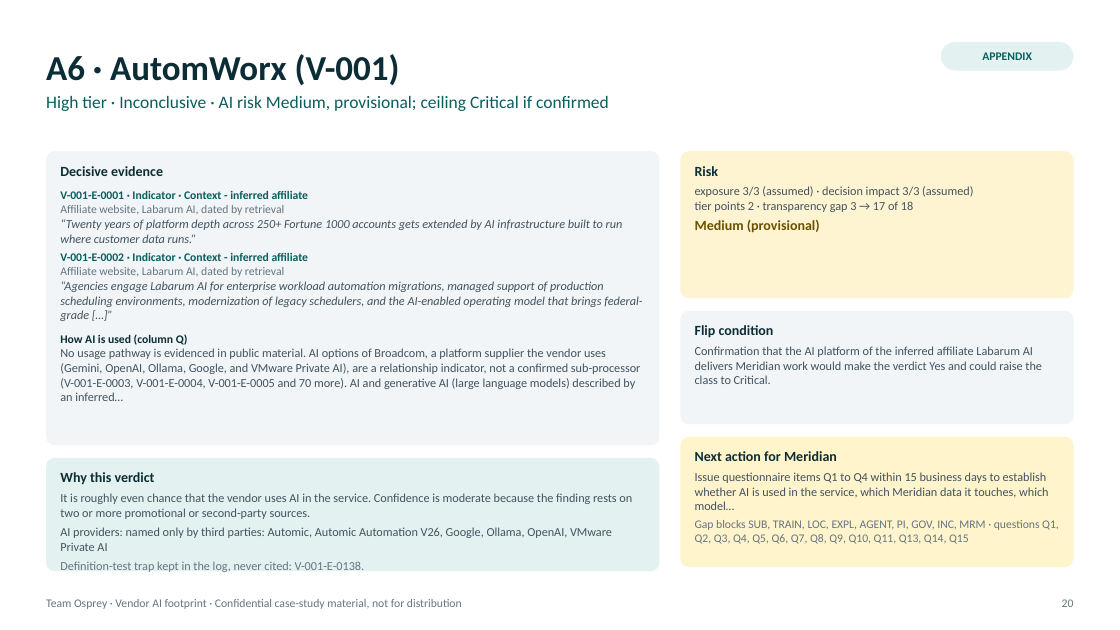
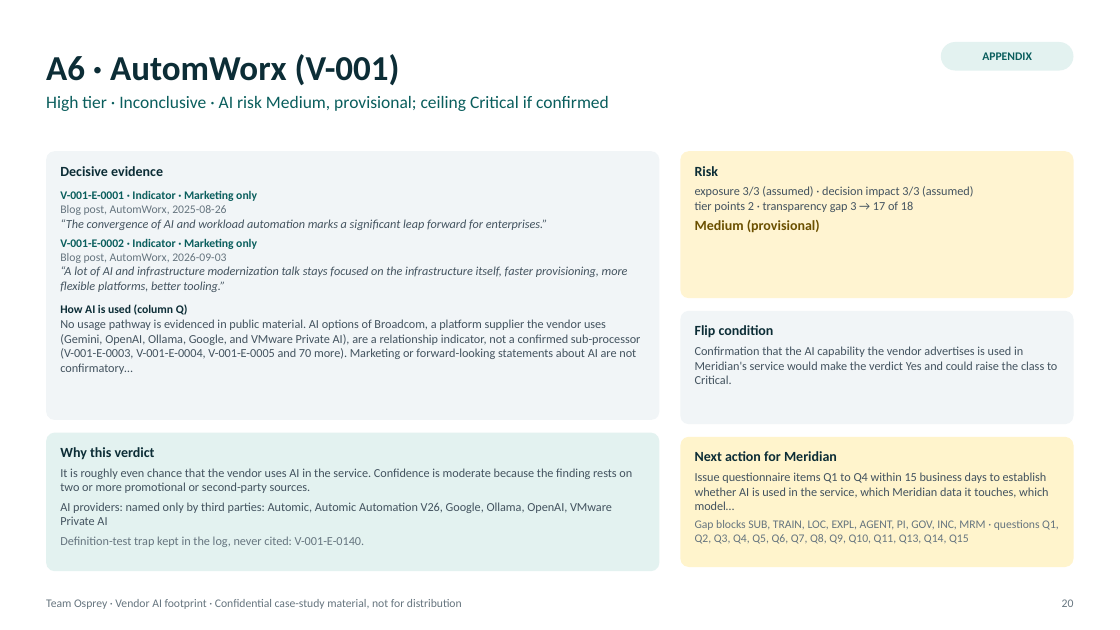
Before and after one commit to rakshit-737/vendor-ai-footprint, a slide deck: slide 20 of submission/Team_Osprey_Vendor_AI_Footprint.pptx. Drawn at 1120x630 pixels with LibreOffice and Linux fonts; fonts in the diff are those of the drawing. Boxes give left, top, right and bottom in pixels: in the first picture for what was removed or moved away, otherwise in the second. Text is boxed around its words. In the diff, an @@ line names an element or a change of style, - is before the commit and + after.

```diff
--- a/submission/Team_Osprey_Vendor_AI_Footprint.pptx
+++ b/submission/Team_Osprey_Vendor_AI_Footprint.pptx
@@ rounded rectangle "Decisive evidence" at box(46, 151, 660, 420): proportions changed @@
@@ rounded rectangle "Decisive evidence": place and size @@
-rounded rectangle "Decisive evidence" at box(46, 151, 660, 445)
+rounded rectangle "Decisive evidence" at box(46, 151, 660, 420)
@@ text in rounded rectangle at box(60, 190, 628, 292): text changed @@
-V-001-E-0001 · Indicator · Context - inferred affiliate
-Affiliate website, Labarum AI, dated by retrieval
-“Twenty years of platform depth across 250+ Fortune 1000 accounts gets extended by AI infrastructure built to run where customer data runs.”
-V-001-E-0002 · Indicator · Context - inferred affiliate
-Affiliate website, Labarum AI, dated by retrieval
-“Agencies engage Labarum AI for enterprise workload automation migrations, managed support of production scheduling environments, modernization of legacy schedulers, and the AI-enabled operating model that brings federal-grade […]”
+V-001-E-0001 · Indicator · Marketing only
+Blog post, AutomWorx, 2025-08-26
+“The convergence of AI and workload automation marks a significant leap forward for enterprises.”
+V-001-E-0002 · Indicator · Marketing only
+Blog post, AutomWorx, 2026-09-03
+“A lot of AI and infrastructure modernization talk stays focused on the infrastructure itself, faster provisioning, more flexible platforms, better tooling.”
@@ text in rounded rectangle at box(60, 319, 640, 374): text changed @@
-No usage pathway is evidenced in public material. AI options of Broadcom, a platform supplier the vendor uses (Gemini, OpenAI, Ollama, Google, and VMware Private AI), are a relationship indicator, not a confirmed sub-processor (V-001-E-0003, V-001-E-0004, V-001-E-0005 and 70 more). AI and generative AI (large language models) described by an inferred…
+No usage pathway is evidenced in public material. AI options of Broadcom, a platform supplier the vendor uses (Gemini, OpenAI, Ollama, Google, and VMware Private AI), are a relationship indicator, not a confirmed sub-processor (V-001-E-0003, V-001-E-0004, V-001-E-0005 and 70 more). Marketing or forward-looking statements about AI are not confirmatory…
@@ text in rounded rectangle at box(695, 346, 1057, 384): text changed @@
-Confirmation that the AI platform of the inferred affiliate Labarum AI delivers Meridian work would make the verdict Yes and could raise the class to Critical.
+Confirmation that the AI capability the vendor advertises is used in Meridian's service would make the verdict Yes and could raise the class to Critical.
@@ rounded rectangle "Why this verdict": place and size @@
-rounded rectangle "Why this verdict" at box(46, 458, 660, 571)
+rounded rectangle "Why this verdict" at box(46, 433, 660, 571)
@@ rounded rectangle "Why this verdict" at box(46, 433, 660, 571): proportions changed @@
@@ text in rounded rectangle at box(60, 536, 364, 547): text changed @@
-Definition-test trap kept in the log, never cited: V-001-E-0138.
+Definition-test trap kept in the log, never cited: V-001-E-0140.
```
Also in this commit, not shown: 12 other slides changed.
